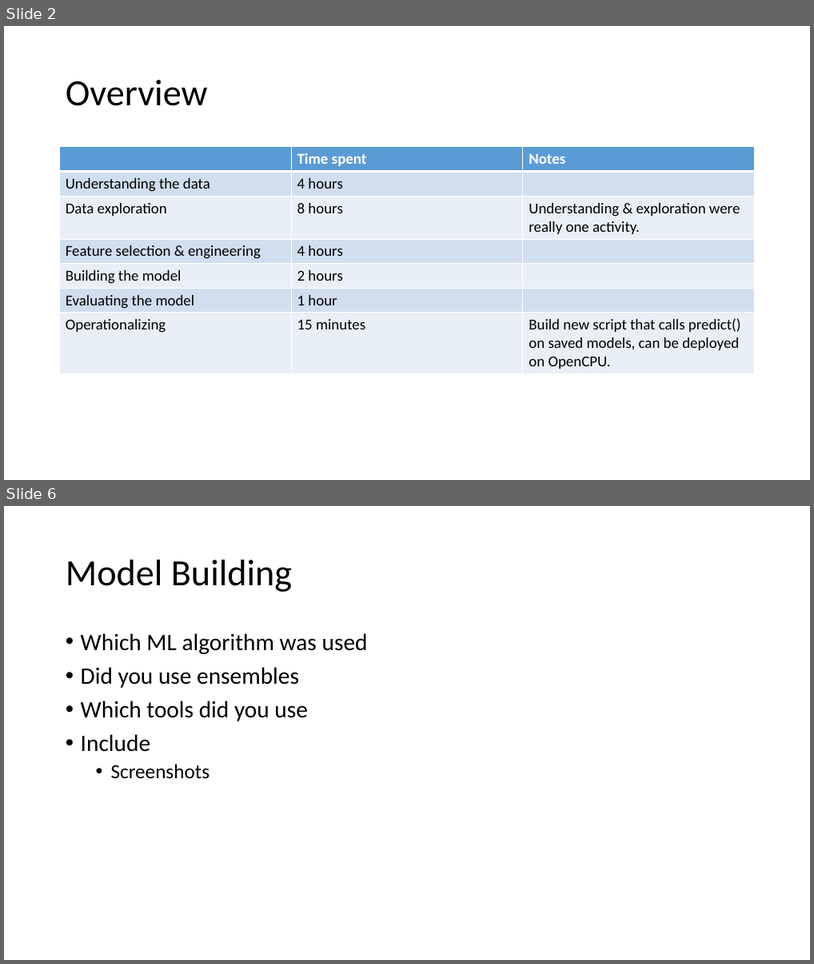
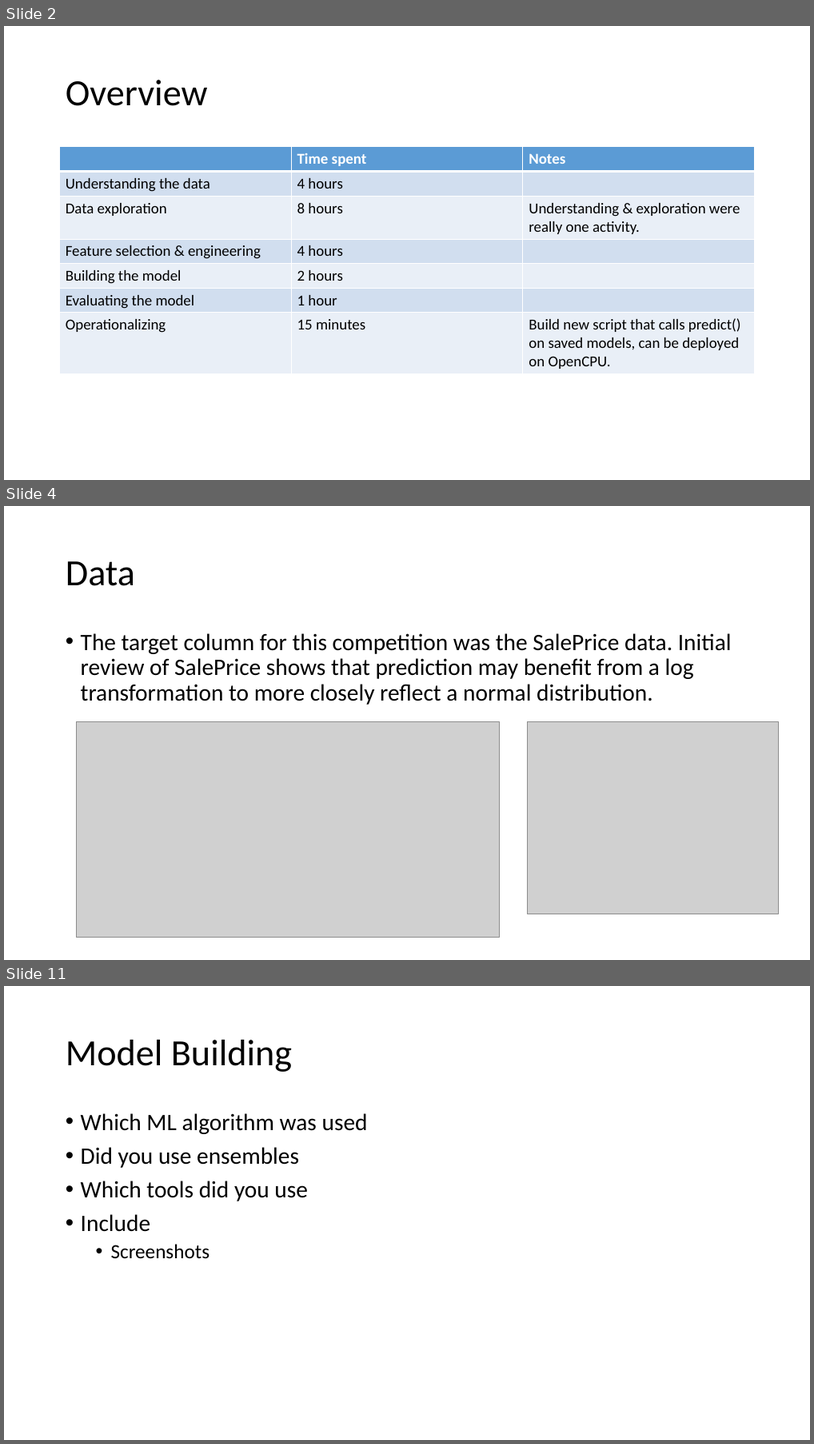
Before and after one commit to DannyGsGit/UW_DS450, a slide deck: Capstone/Docs/Homework/Template_Individual.pptx. Shown one above the other, each under a label of ours: slides 2 and 6 before the commit, slides 2, 4 and 11 after it; the slides between them are not shown. The pictures are 814x964 and 814x1444 pixels, drawn with LibreOffice and Linux fonts; fonts in the diff are those of the drawing; grey boxes stand for pictures. Boxes give left, top, right and bottom in pixels: in the first picture for what was removed or moved away, otherwise in the second. Text is boxed around its words. In the diff, an @@ line names an element or a change of style, - is before the commit and + after.

```diff
--- a/Capstone/Docs/Homework/Template_Individual.pptx
+++ b/Capstone/Docs/Homework/Template_Individual.pptx
@@ slide 4 added at [4, 506, 810, 960], background #FFFFFF @@
@@ title added at [66, 561, 135, 586], 44 pt, text #000000 @@
+Data
@@ text added at [81, 633, 732, 704], 28 pt, text #000000 @@
+• The target column for this competition was the SalePrice data. Initial review of SalePrice shows that prediction may benefit from a log transformation to more closely reflect a normal distribution.
@@ picture added at [76, 721, 499, 936] @@
@@ picture added at [528, 721, 779, 913] @@
@@ what was slide 6 is now slide 11 @@
```
Also in this commit, not shown: 3 slides changed, 7 other slides added, 1 slide removed.
